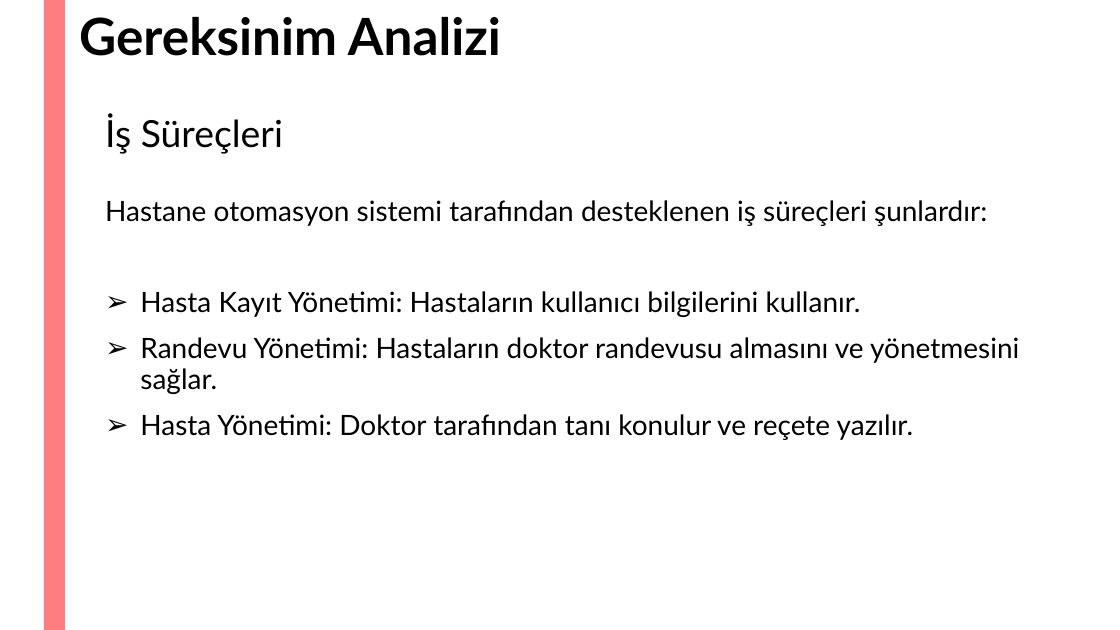
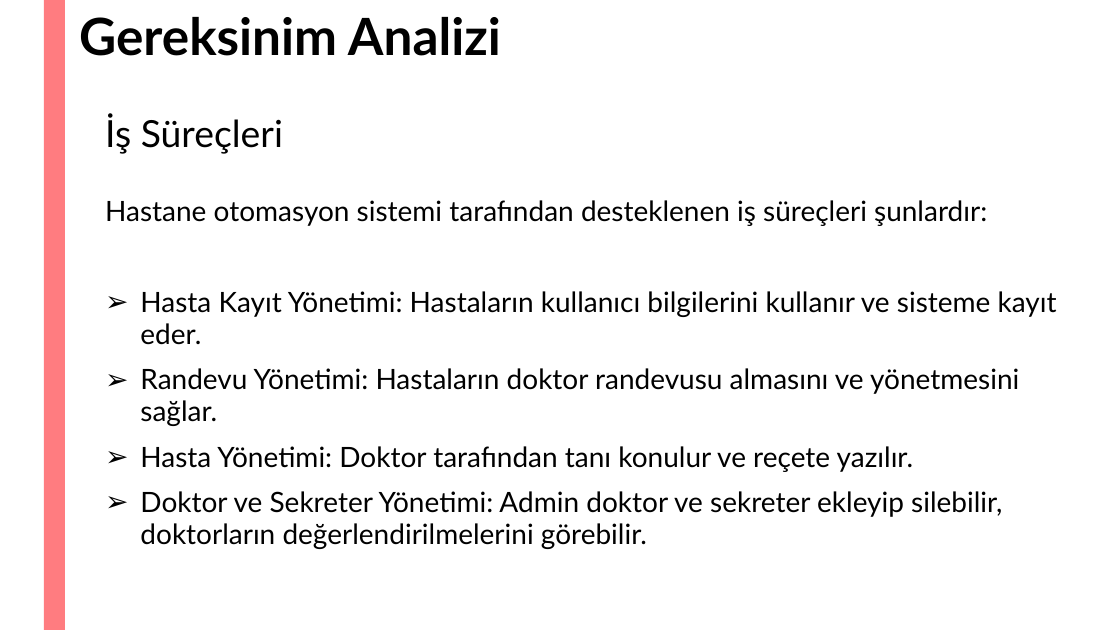
Before and after one commit to turanemircan/HospitalManagementSystem, a slide deck: slide 8 of HospitalManagementSystemSunum.pptx. Drawn at 1120x630 pixels with LibreOffice and Linux fonts; fonts in the diff are those of the drawing. Boxes give left, top, right and bottom in pixels: in the first picture for what was removed or moved away, otherwise in the second. Text is boxed around its words. In the diff, an @@ line names an element or a change of style, - is before the commit and + after.

```diff
--- a/HospitalManagementSystemSunum.pptx
+++ b/HospitalManagementSystemSunum.pptx
@@ text at <box>140,291,1057,345</box>: text changed @@
-➢ Hasta Kayıt Yönetimi: Hastaların kullanıcı bilgilerini kullanır.
+➢ Hasta Kayıt Yönetimi: Hastaların kullanıcı bilgilerini kullanır ve sisteme kayıt eder.
@@ text at <box>140,491,1002,549</box>: paragraph added @@
+➢ Doktor ve Sekreter Yönetimi: Admin doktor ve sekreter ekleyip silebilir, doktorların değerlendirilmelerini görebilir.
```
Also in this commit, not shown: 3 other slides changed, 5 slides added.
